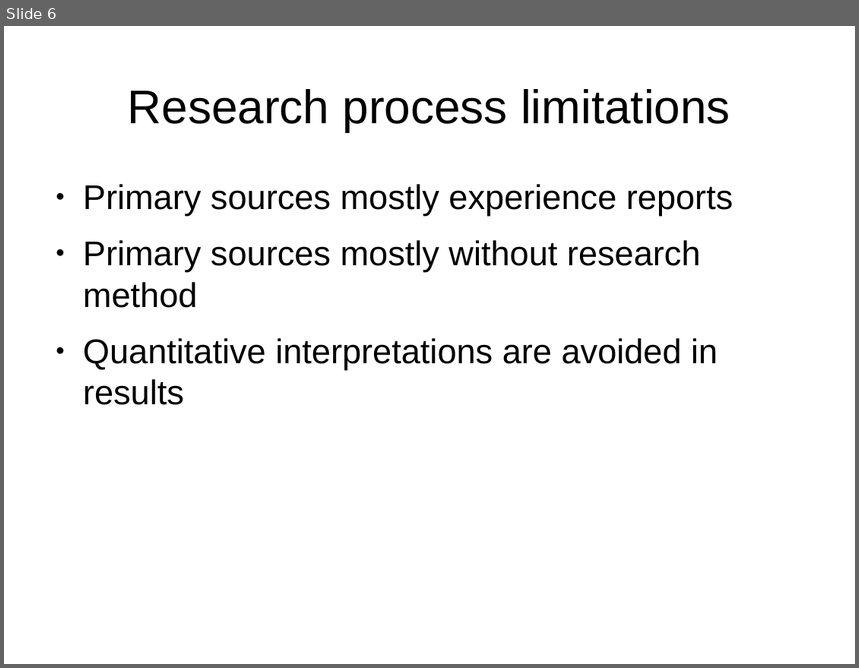
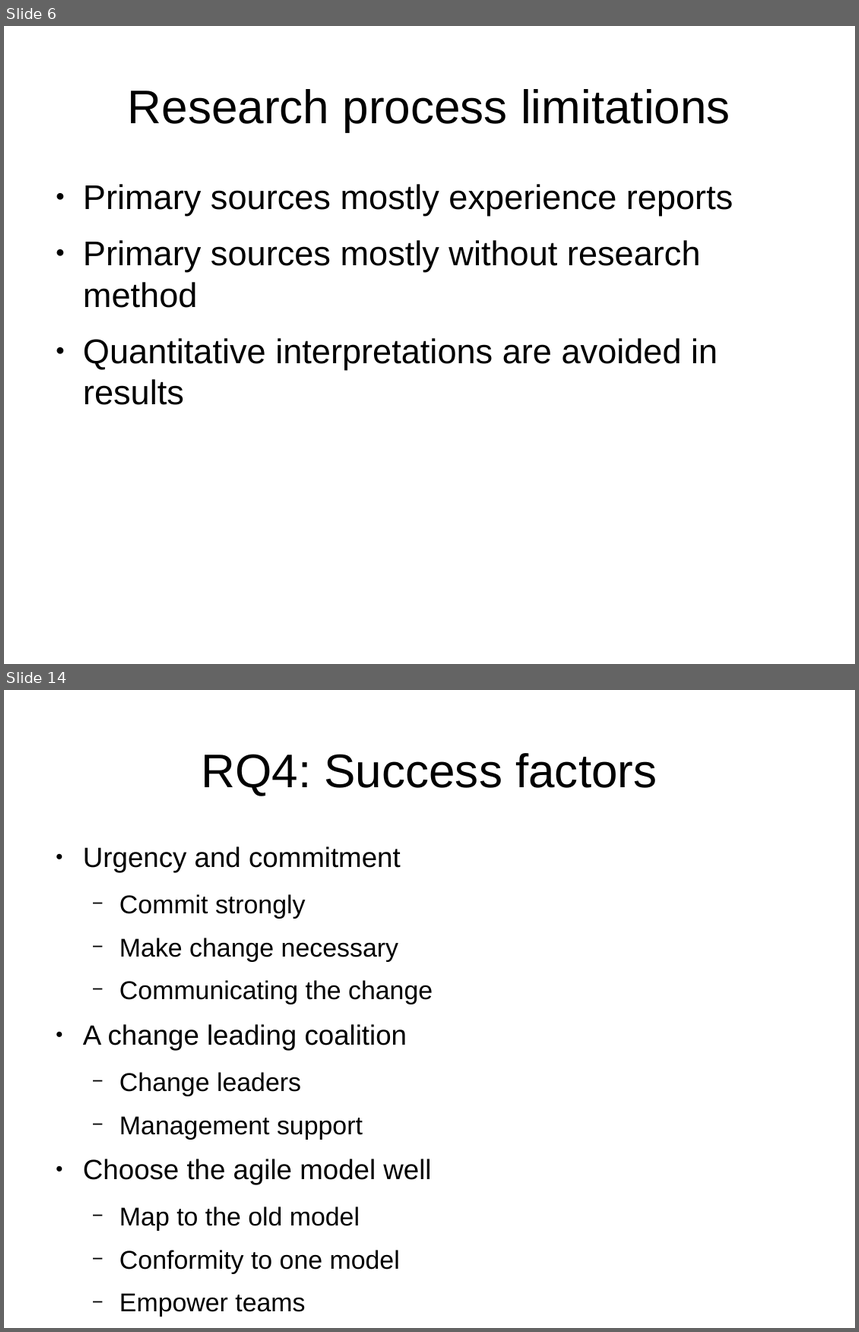
Before and after one commit to coumbole/aalto_agiletransformation, a slide deck: Presentation.odp. Shown one above the other, each under a label of ours: slide 6 before the commit, slides 6 and 14 after it; the slides between them are not shown. The pictures are 859x668 and 859x1332 pixels, drawn with LibreOffice and Linux fonts; fonts in the diff are those of the drawing. Boxes give left, top, right and bottom in pixels: in the first picture for what was removed or moved away, otherwise in the second. Text is boxed around its words. In the diff, an @@ line names an element or a change of style, - is before the commit and + after.

```diff
--- a/Presentation.odp
+++ b/Presentation.odp
@@ slide 14 added at bbox=[4, 690, 855, 1328], background #FFFFFF @@
@@ title added at bbox=[201, 753, 657, 796], 44 pt, text #000000 @@
+RQ4: Success factors
@@ text added at bbox=[83, 847, 433, 1317], 24 pt, text #000000 @@
+● Urgency and commitment
+  − Commit strongly
+  − Make change necessary
+  − Communicating the change
+● A change leading coalition
+  − Change leaders
+  − Management support
+● Choose the agile model well
+  − Map to the old model
+  − Conformity to one model
+  − Empower teams
```
Also in this commit, not shown: 4 slides changed, 5 other slides added.
